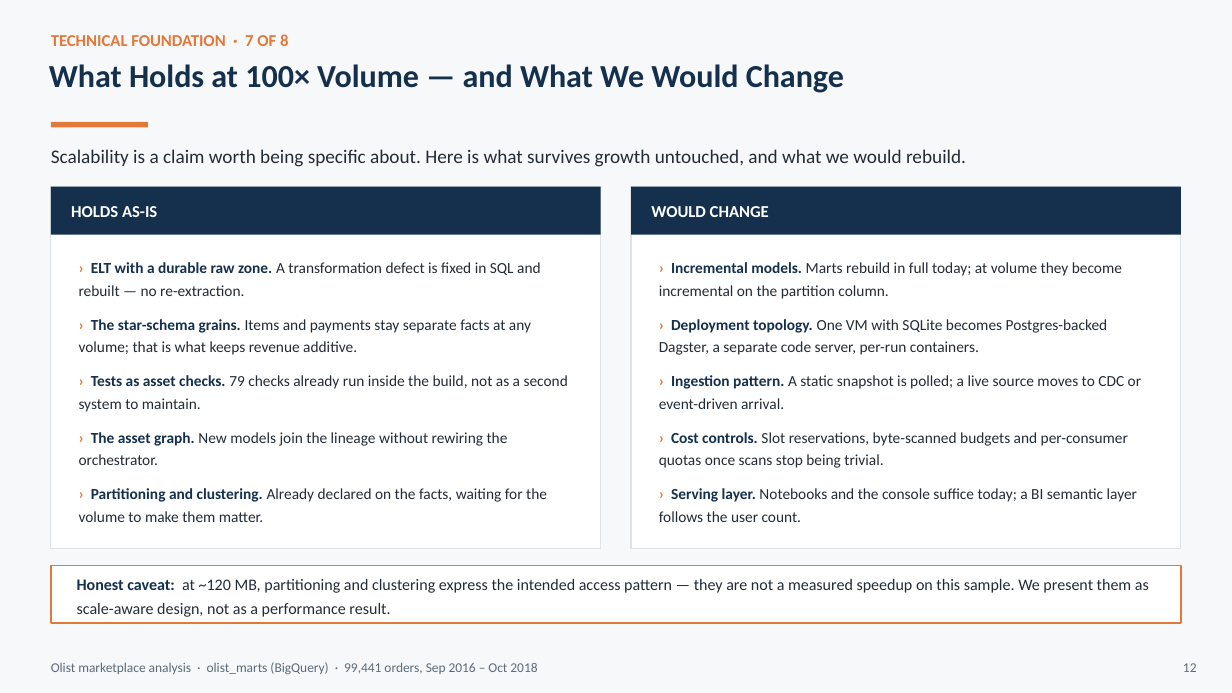
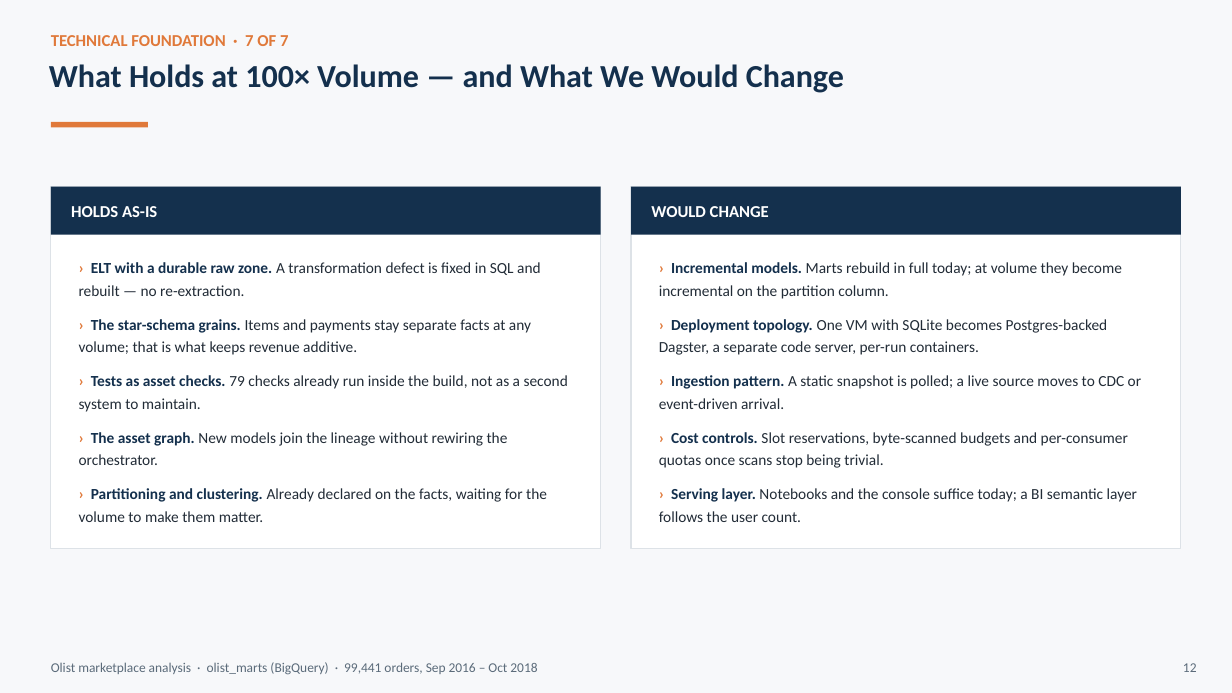
Before and after one commit to cheanwei/ntu-dsai-group5-project2, a slide deck: slide 10 of docs/Olist_Executive_Summary.pptx. Drawn at 1232x693 pixels with LibreOffice and Linux fonts; fonts in the diff are those of the drawing. Boxes give left, top, right and bottom in pixels: in the first picture for what was removed or moved away, otherwise in the second. Text is boxed around its words. In the diff, an @@ line names an element or a change of style, - is before the commit and + after.

```diff
--- a/docs/Olist_Executive_Summary.pptx
+++ b/docs/Olist_Executive_Summary.pptx
@@ text at [51, 35, 288, 46]: text changed @@
-TECHNICAL FOUNDATION · 7 OF 8
+TECHNICAL FOUNDATION · 7 OF 7
@@ text removed at [51, 149, 966, 167] @@
-Scalability is a claim worth being specific about. Here is what survives growth untouched, and what we would rebuild.
@@ rectangle removed at [51, 566, 1181, 623] @@
@@ text removed at [77, 579, 1149, 617] @@
-Honest caveat: at ~120 MB, partitioning and clustering express the intended access pattern — they are not a measured speedup on this sample. We present them as scale-aware design, not as a performance result.
```
Also in this commit, not shown: 10 other slides changed, 1 slide added, 1 slide removed.
